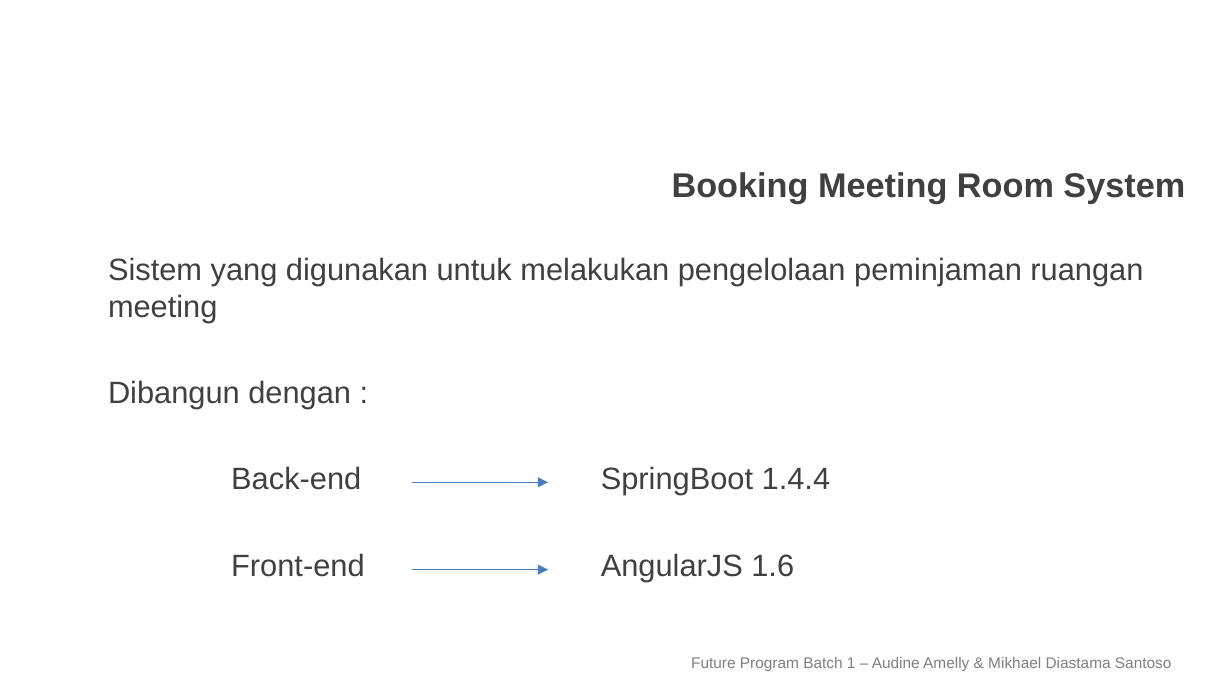
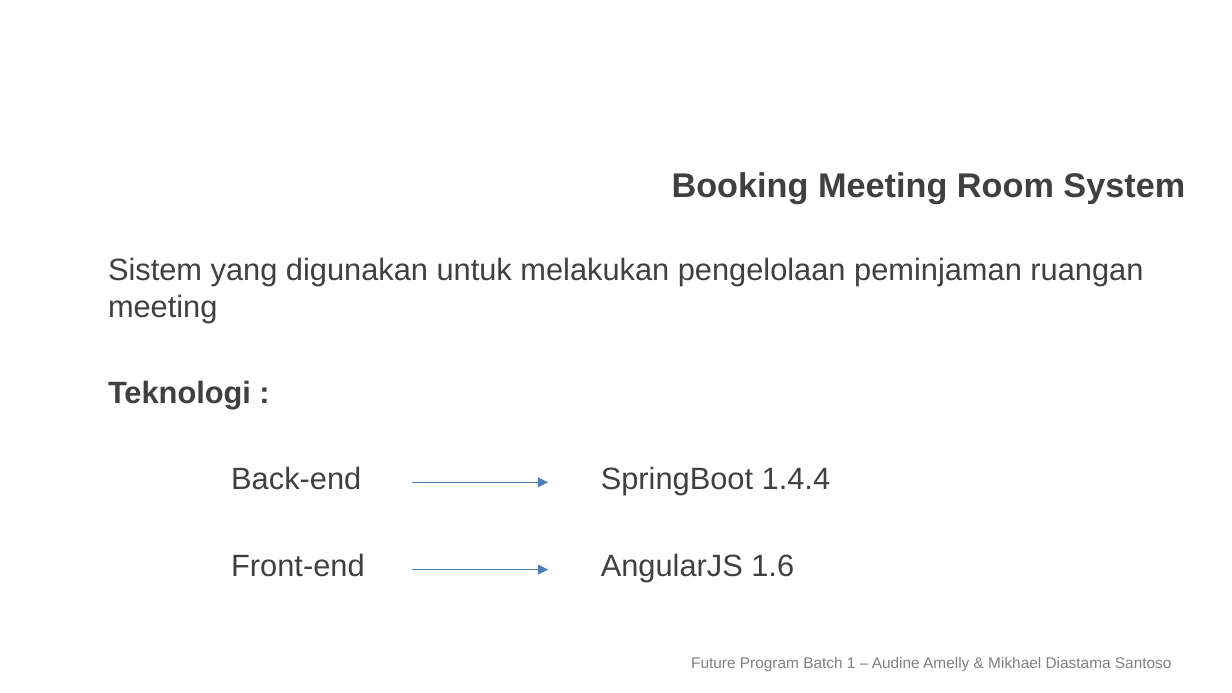
Before and after one commit to diasantoso/blibli-project, a slide deck: slide 2 of PPT Final Test.pptx. Drawn at 1232x693 pixels with LibreOffice and Linux fonts; fonts in the diff are those of the drawing; background and template pictures are left out. Boxes give left, top, right and bottom in pixels: in the first picture for what was removed or moved away, otherwise in the second. Text is boxed around its words. In the diff, an @@ line names an element or a change of style, - is before the commit and + after.

```diff
--- a/PPT Final Test.pptx
+++ b/PPT Final Test.pptx
@@ text at [108,380,251,409]: text changed; bold on @@
-Dibangun dengan :
+Teknologi :
```
Also in this commit, not shown: 1 slide removed.
